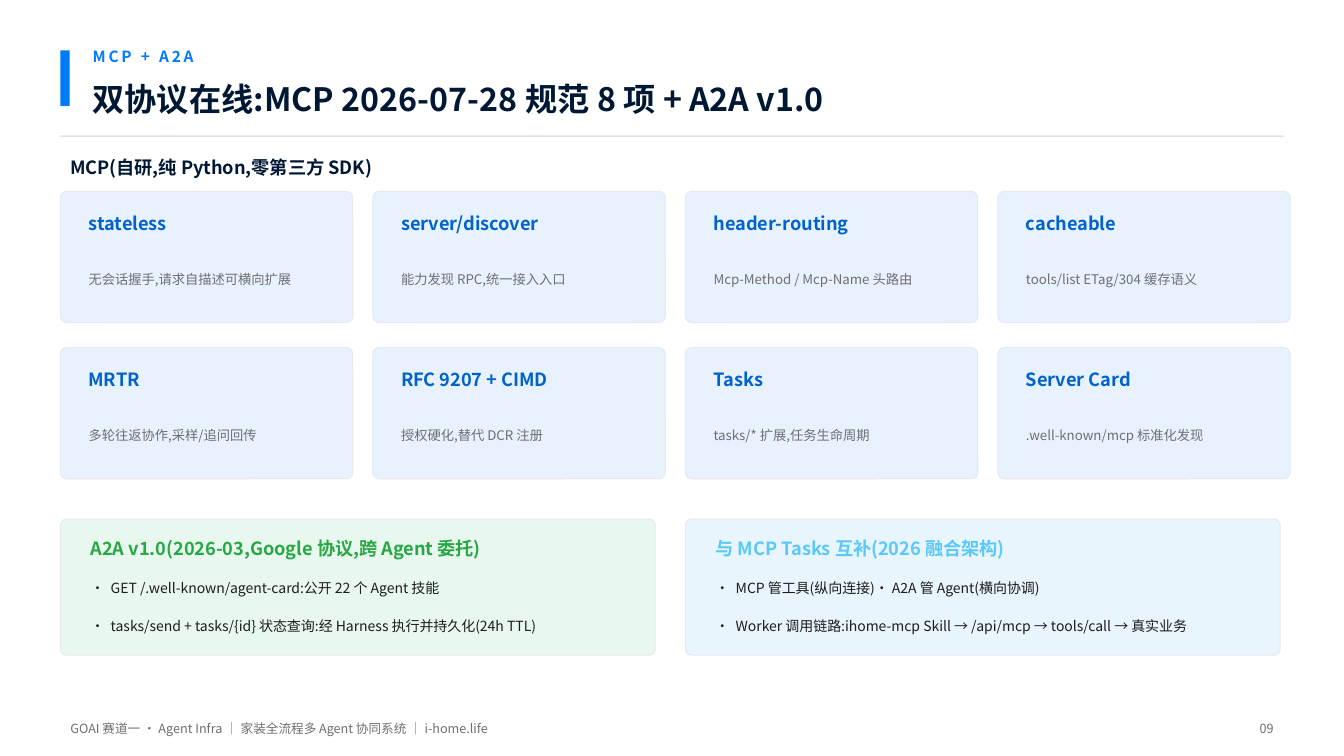
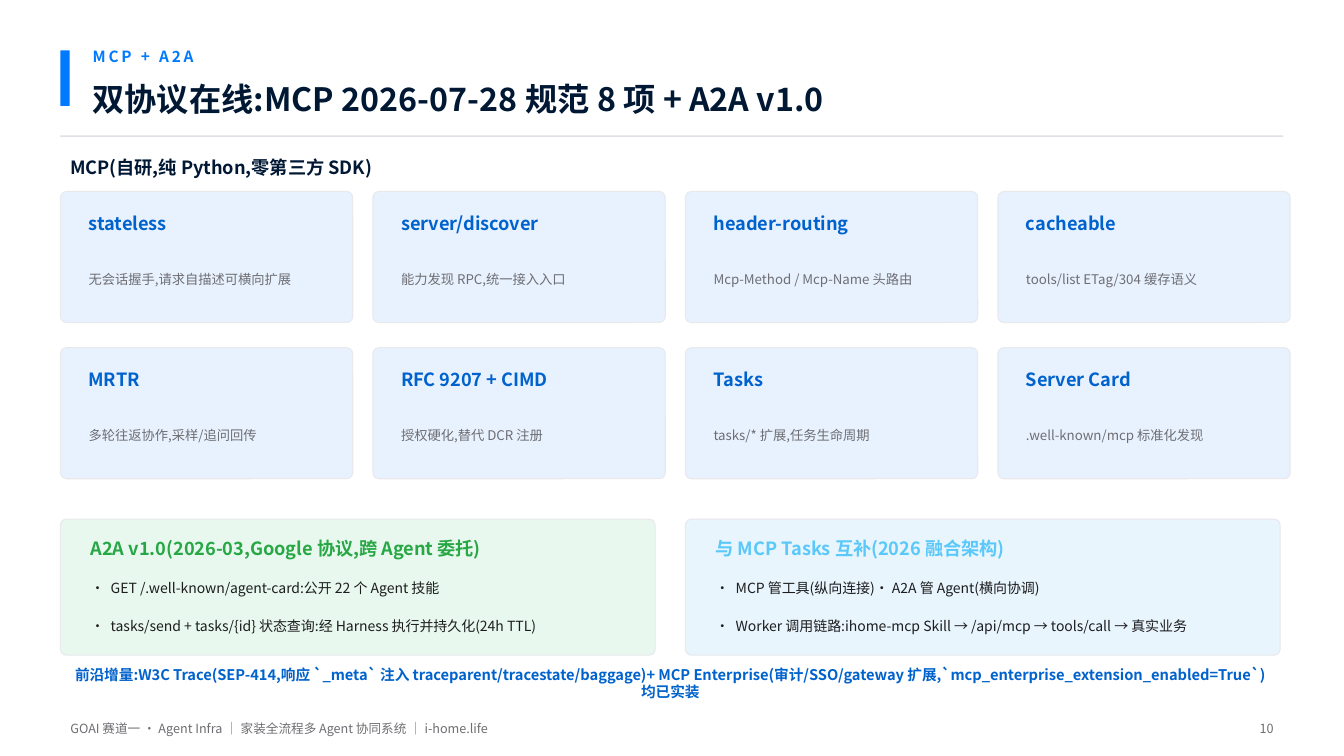
Before and after one commit to SUOKE2024/i-home.life, a slide deck: slide 10 of goai-agent-infra/ppt/GOAI初赛-家装全流程多Agent协同系统.pptx (slide 9 before the commit). Drawn at 1344x756 pixels with LibreOffice and Linux fonts; fonts in the diff are those of the drawing. Boxes give left, top, right and bottom in pixels: in the first picture for what was removed or moved away, otherwise in the second. Text is boxed around its words. In the diff, an @@ line names an element or a change of style, - is before the commit and + after.

Commit message:
feat: 前沿功能批次A落地 + 参赛材料V3.2 — HENF/局改快装/米家生态/AI工地监理/智能评级
为 GOAI 初赛交付落地一批前沿能力，并同步参赛材料至 V3.2（含 W3C Trace / MCP Enterprise）。

后端新功能：
- F50 材料溯源 HENF：eco_materials API/service/model + board_trace_henf 迁移
- F49 局改快装：partial_renovation 快装套餐 + quick_install_package_columns 迁移
- F46 米家生态：ecosystem_bridge 深化 + ecosystem API 扩展
- F48 AI 工地监理：supervision_patrol_service + construction API 缺陷识别
- 智能评级：smart_level_service + test_smart_level
- F45 LLM 深化 / F7 BOM 版本管理：solution_first_service 扩展

MCP / 配置：
- app/mcp/extensions/enterprise.py：MCP Enterprise 扩展
- app/mcp/server.py：路由注册
- .env.example / config.py：新增 REAL_CV_QUALITY_ENABLED feature flag

测试补全（符合"新增 API 必须补测试"门禁）：
- test_construction / test_eco_materials / test_partial_renovation
- test_solution_first / test_mcp_2026_07_28 / test_smart_level
- tests/fixtures/sample_floorplan.dxf

工具脚本：
- scripts/test_auto_relogin.py：401 自动重登录 + token 缓存
- scripts/seed_appliance_data.py：家电种子数据

参赛材料 V3.2：
- 初赛-方案.md / 作品简介.md / 提交清单.md / deck.js / pptx 同步更新
- docs/知识产权申报研究报告.md + docs/superpowers/specs/2026-08-04-frontier-research.md

前端构建产物同步刷新。

```diff
--- a/goai-agent-infra/ppt/GOAI初赛-家装全流程多Agent协同系统.pptx
+++ b/goai-agent-infra/ppt/GOAI初赛-家装全流程多Agent协同系统.pptx
@@ text added at box(75, 666, 1265, 699), 10.5 pt, text #0062CC, bold @@
+前沿增量:W3C Trace(SEP-414,响应 `_meta` 注入 traceparent/tracestate/baggage)+ MCP Enterprise(审计/SSO/gateway 扩展,`mcp_enterprise_extension_enabled=True`)均已实装
@@ text at box(1260, 723, 1274, 733): text changed @@
-09
+10
```
Also in this commit, not shown: 13 other slides changed, 1 slide added, 44 other files.
